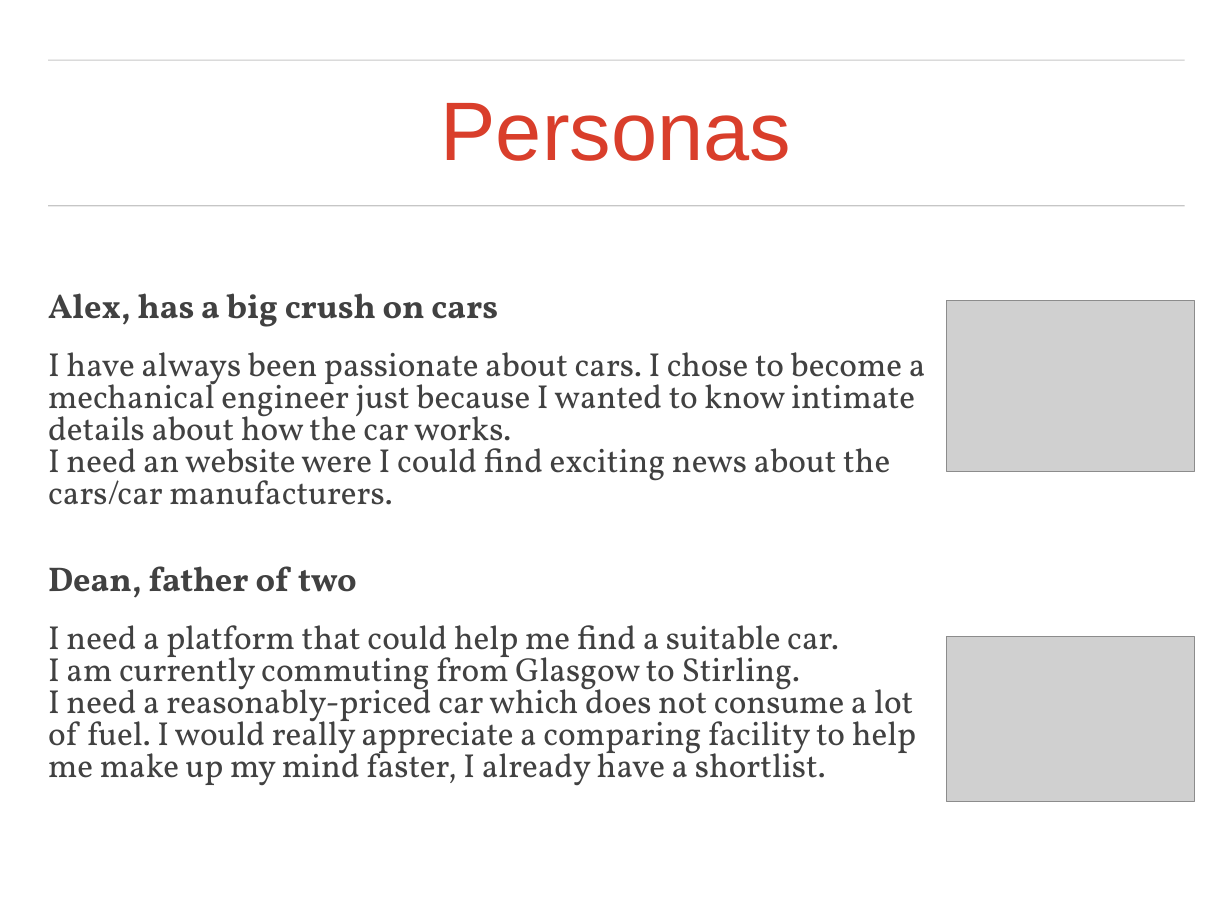
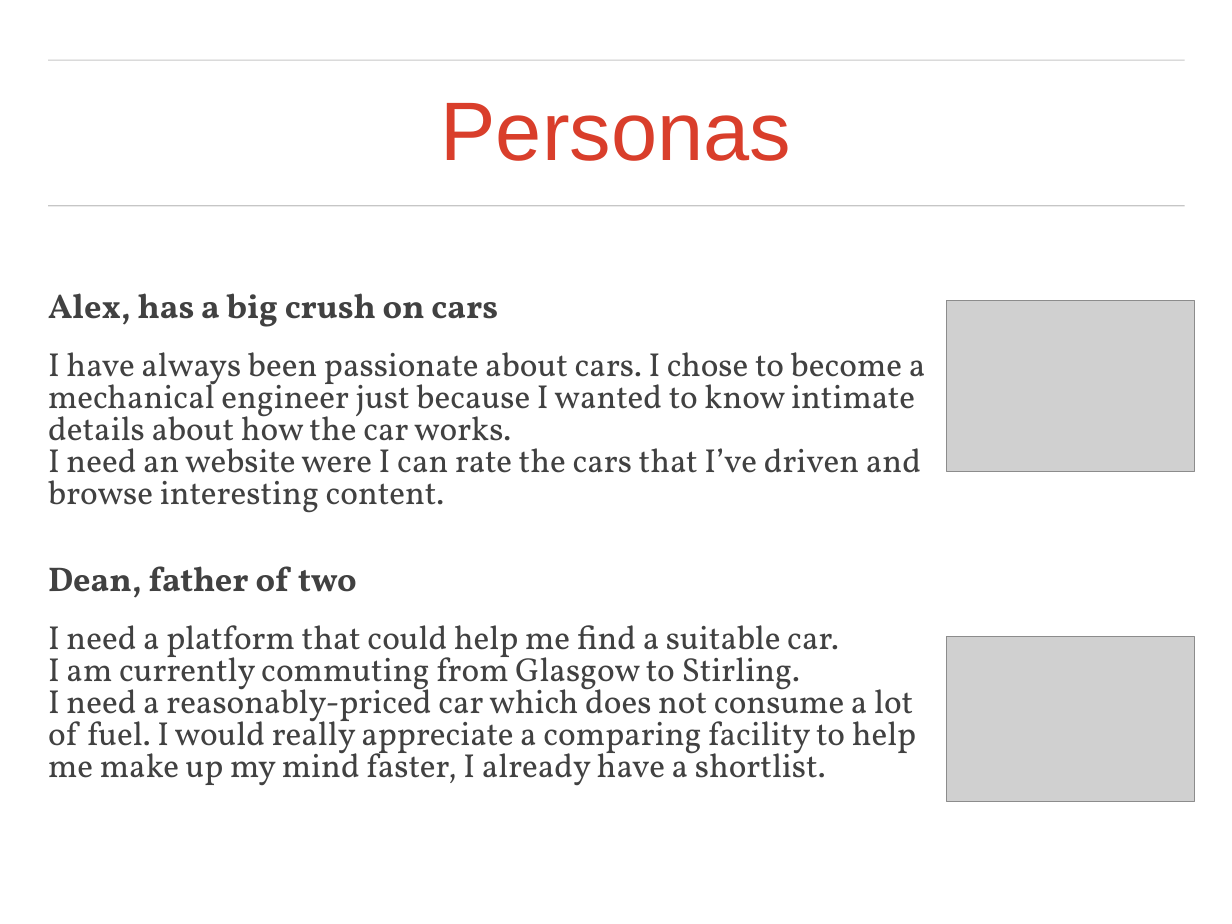
Before and after one commit to akoss/uog-wad2-mustached-ninja, a slide deck: slide 5 of specification/mustached-ninja(2).pptx. Drawn at 1232x924 pixels with LibreOffice and Linux fonts; fonts in the diff are those of the drawing; grey boxes stand for pictures; background and template pictures are left out. Boxes give left, top, right and bottom in pixels: in the first picture for what was removed or moved away, otherwise in the second. Text is boxed around its words. In the diff, an @@ line names an element or a change of style, - is before the commit and + after.

Commit message:
final version of presentation

```diff
--- a/specification/mustached-ninja(2).pptx
+++ b/specification/mustached-ninja(2).pptx
@@ text at (48,352,926,513): text changed @@
-I have always been passionate about cars. I chose to become a mechanical engineer just because I wanted to know intimate details about how the car works.
-I need an website were I could find exciting news about the cars/car manufacturers.
+I have always been passionate about cars. I chose to become a mechanical engineer just because I wanted to know intimate details about how the car works.
+I need an website were I can rate the cars that I’ve driven and browse interesting content.
```
Also in this commit, not shown: 1 slide added.
